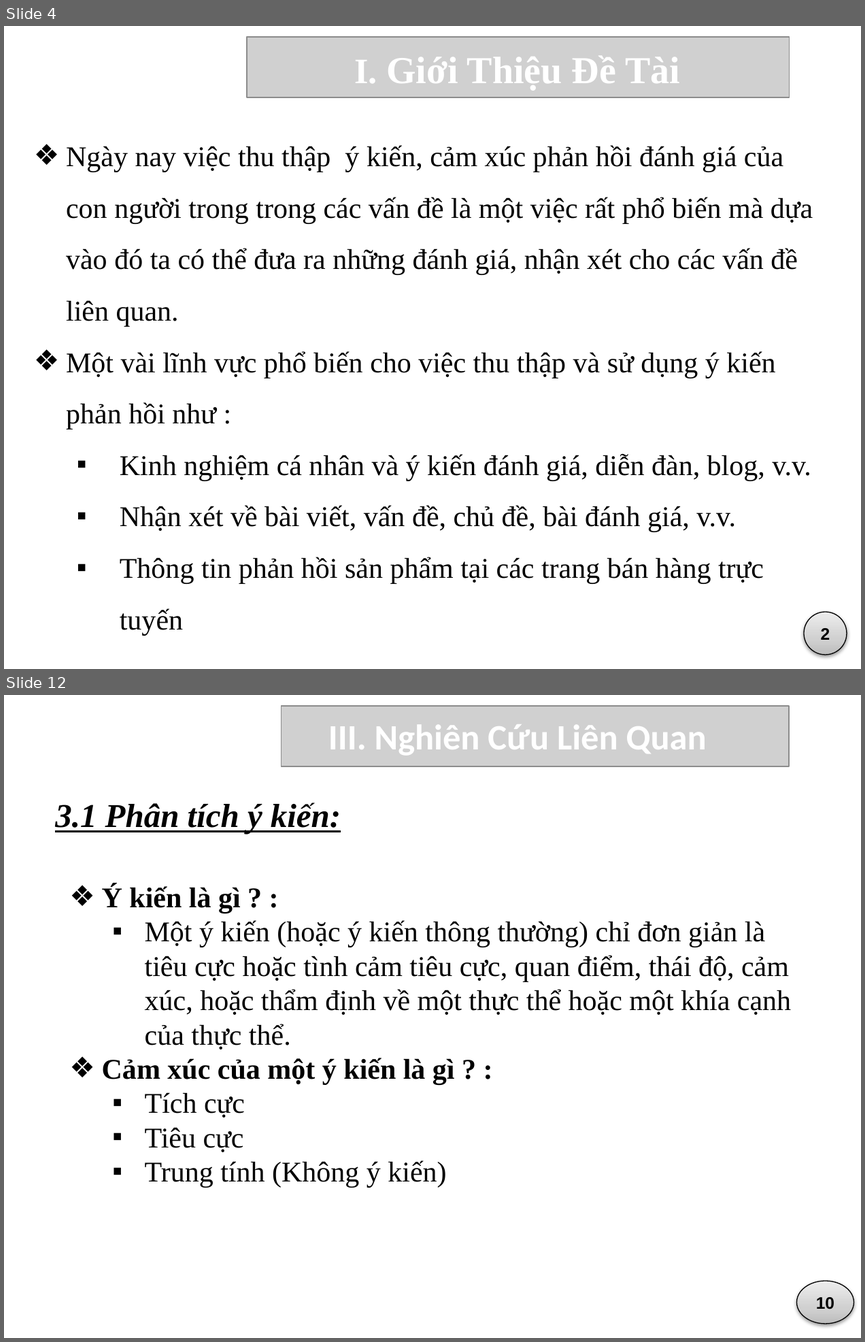
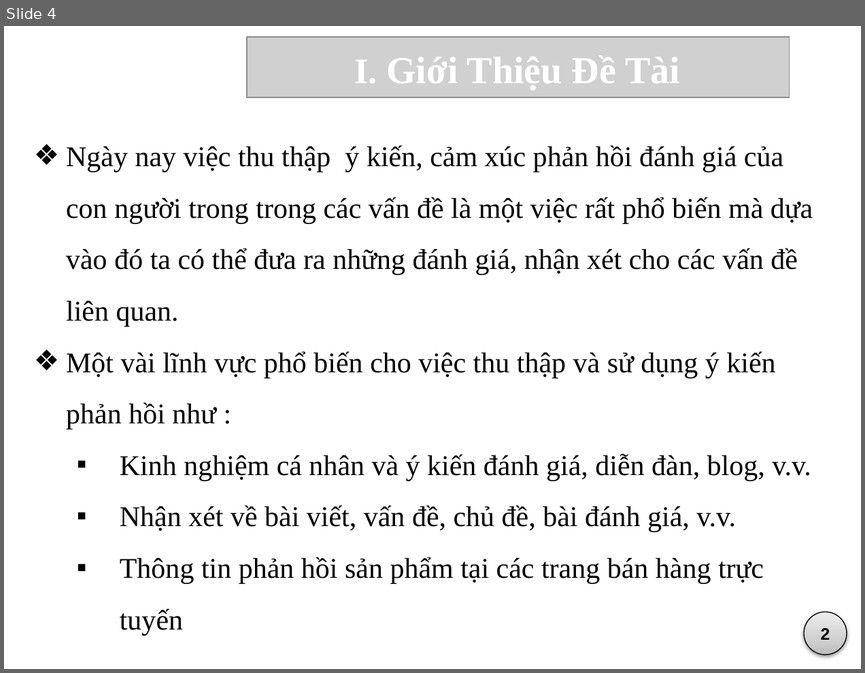
Before and after one commit to vominhquan1995/NLP, a slide deck: Document/ThuyetTrinh/BaoCao_v1.pptx. Shown one above the other, each under a label of ours: slides 4 and 12 before the commit, slide 4 after it; the slides between them are not shown. The pictures are 865x1342 and 865x673 pixels, drawn with LibreOffice and Linux fonts; fonts in the diff are those of the drawing; grey boxes stand for pictures; background and template pictures are left out. Boxes give left, top, right and bottom in pixels: in the first picture for what was removed or moved away, otherwise in the second. Text is boxed around its words. In the diff, an @@ line names an element or a change of style, - is before the commit and + after.

```diff
--- a/Document/ThuyetTrinh/BaoCao_v1.pptx
+++ b/Document/ThuyetTrinh/BaoCao_v1.pptx
@@ slide 12 removed at box(4, 695, 861, 1338), background #FFFFFF @@
@@ picture removed at box(281, 706, 789, 767) @@
@@ text removed at box(328, 724, 706, 756) @@
-III. Nghiên Cứu Liên Quan
@@ text removed at box(55, 802, 341, 834) @@
-3.1 Phân tích ý kiến:
@@ text removed at box(102, 885, 791, 1187) @@
-❖ Ý kiến là gì ? :
-  ▪ Một ý kiến (hoặc ý kiến thông thường) chỉ đơn giản là tiêu cực hoặc tình cảm tiêu cực, quan điểm, thái độ, cảm xúc, hoặc thẩm định về một thực thể hoặc một khía cạnh của thực thể.
-❖ Cảm xúc của một ý kiến là gì ? :
-  ▪ Tích cực
-  ▪ Tiêu cực
-  ▪ Trung tính (Không ý kiến)
@@ ellipse removed at box(797, 1280, 854, 1323) @@
-10
```
Also in this commit, not shown: 7 slides changed, 21 slides added, 12 other slides removed.
